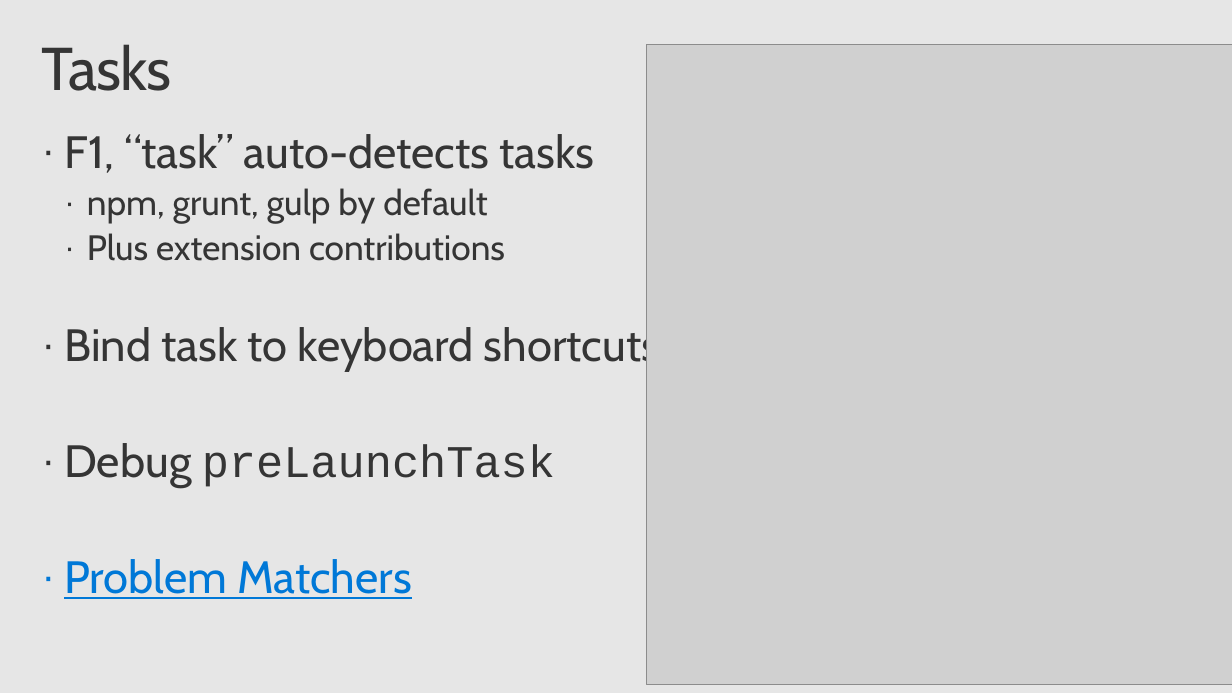
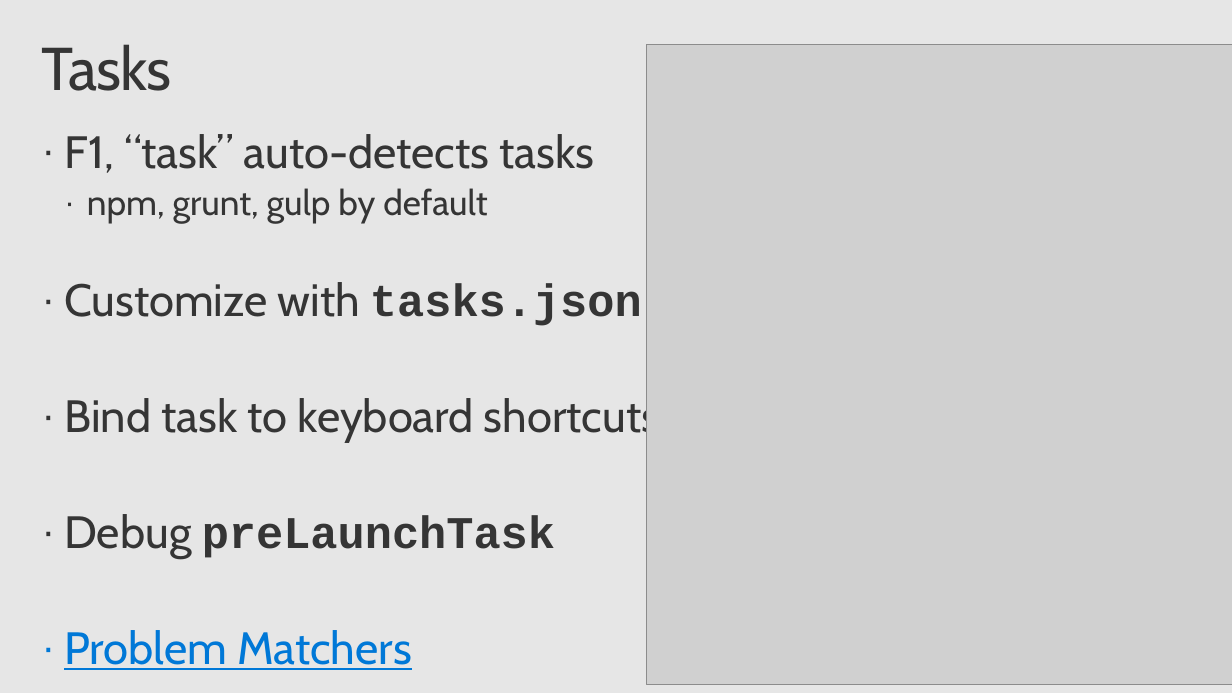
Before and after one commit to chrisdias/ignite2017, a slide deck: slide 10 of BRK3394.chrisdias.vscodetipstricks.pptx. Drawn at 1232x693 pixels with LibreOffice and Linux fonts; fonts in the diff are those of the drawing; grey boxes stand for pictures; background and template pictures are left out. Boxes give left, top, right and bottom in pixels: in the first picture for what was removed or moved away, otherwise in the second. Text is boxed around its words. In the diff, an @@ line names an element or a change of style, - is before the commit and + after.

```diff
--- a/BRK3394.chrisdias.vscodetipstricks.pptx
+++ b/BRK3394.chrisdias.vscodetipstricks.pptx
@@ text at (64,282,642,326): text changed; size 28 to 36 pt @@
-  · Plus extension contributions
+· Customize with tasks.json
@@ text at (64,514,555,559): bold on in "preLaunchTask" @@
```
Also in this commit, not shown: 8 other slides changed, 1 other file.
